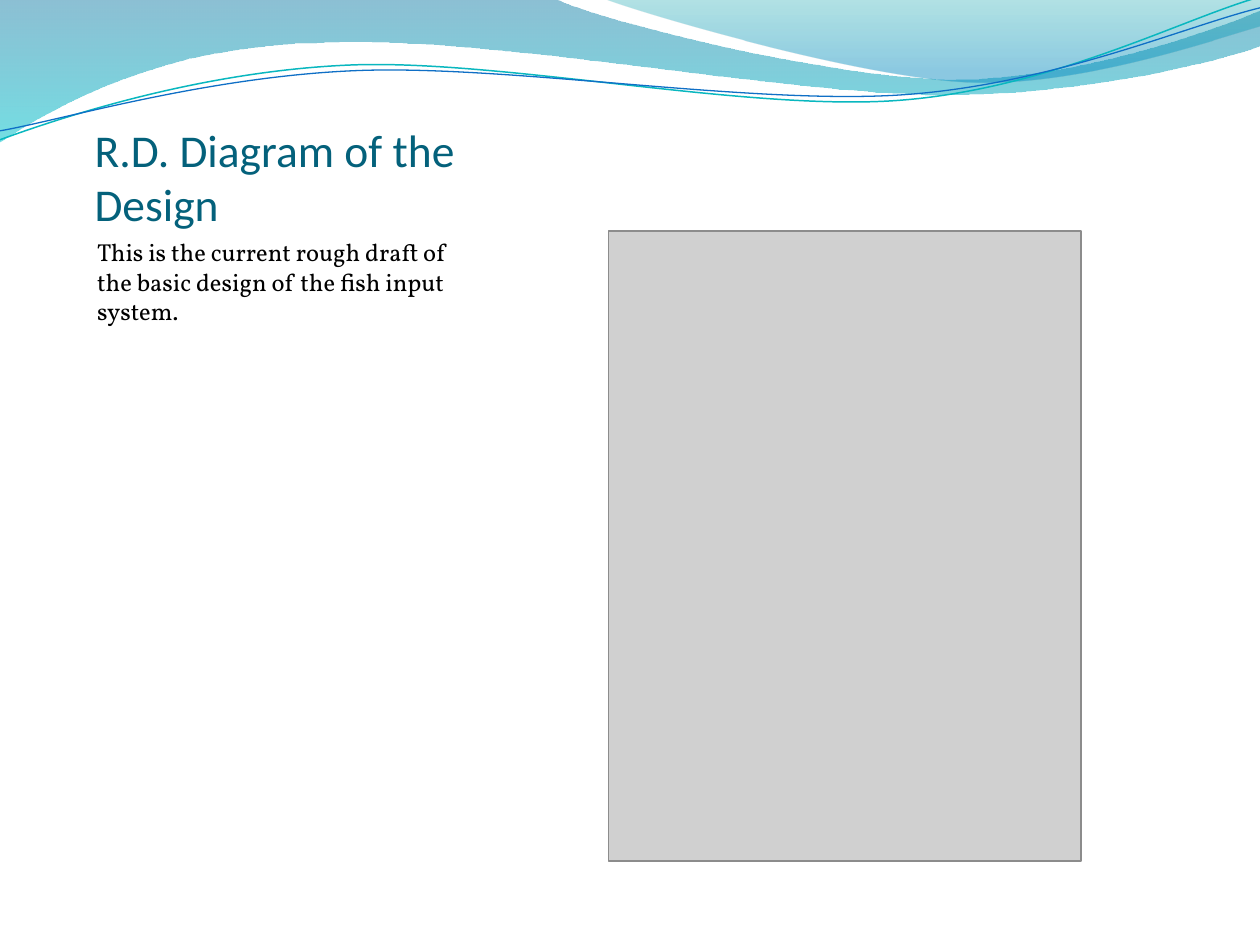
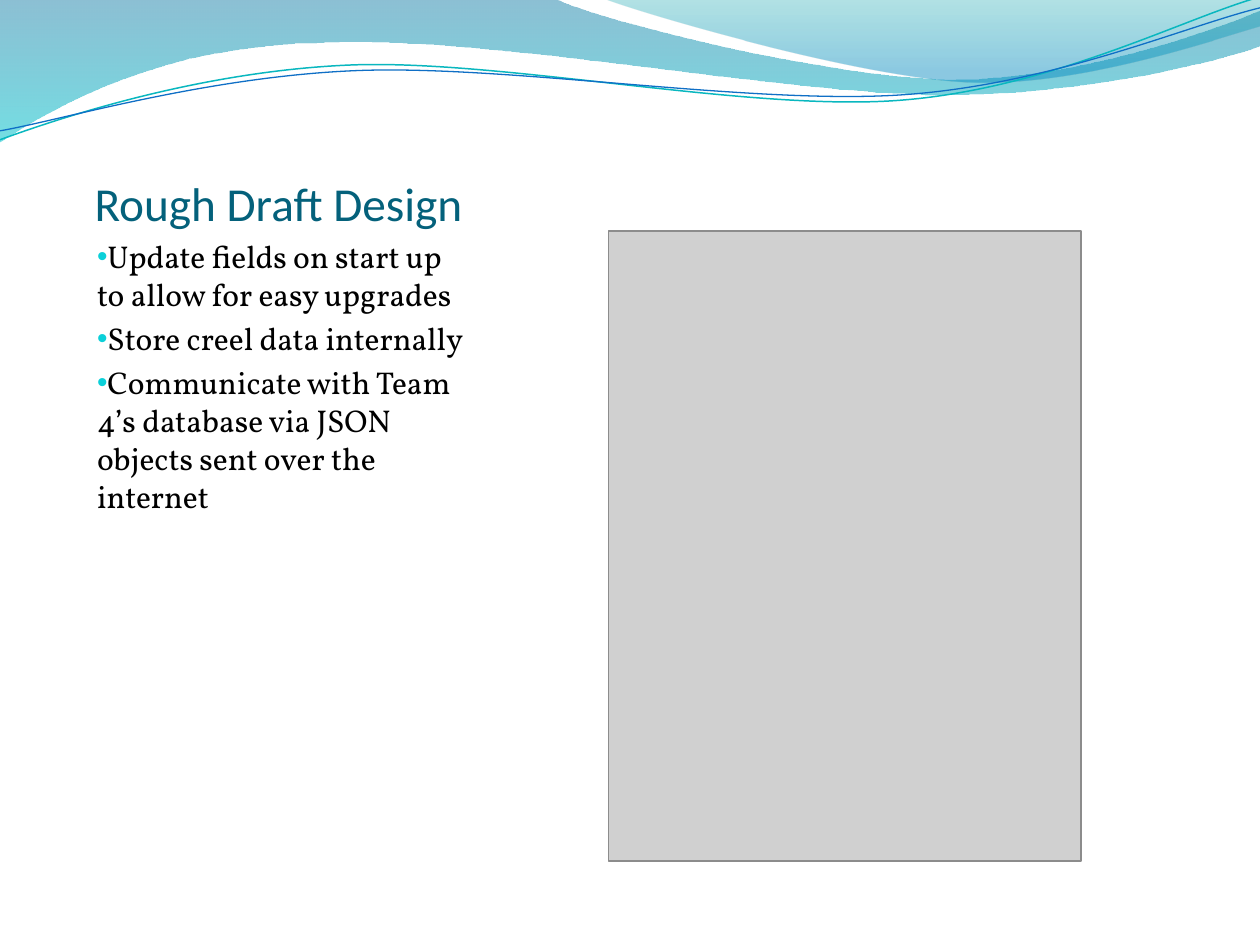
Before and after one commit to ameindygogirl/FishSeniorProject, a slide deck: slide 2 of Briefing2.pptx. Drawn at 1260x945 pixels with LibreOffice and Linux fonts; fonts in the diff are those of the drawing; grey boxes stand for pictures; background and template pictures are left out. Boxes give left, top, right and bottom in pixels: in the first picture for what was removed or moved away, otherwise in the second. Text is boxed around its words. In the diff, an @@ line names an element or a change of style, - is before the commit and + after.

```diff
--- a/Briefing2.pptx
+++ b/Briefing2.pptx
@@ title at (94,188,462,229): text changed; size 26 to 27 pt @@
-R.D. Diagram of the Design
+Rough Draft Design
@@ text at (97,245,464,509): text changed; size 14 to 18 pt @@
-This is the current rough draft of the basic design of the fish input system.
+• Update fields on start up to allow for easy upgrades
+• Store creel data internally
+• Communicate with Team 4’s database via JSON objects sent over the internet
```
Also in this commit, not shown: 2 other slides changed, 2 slides added.
